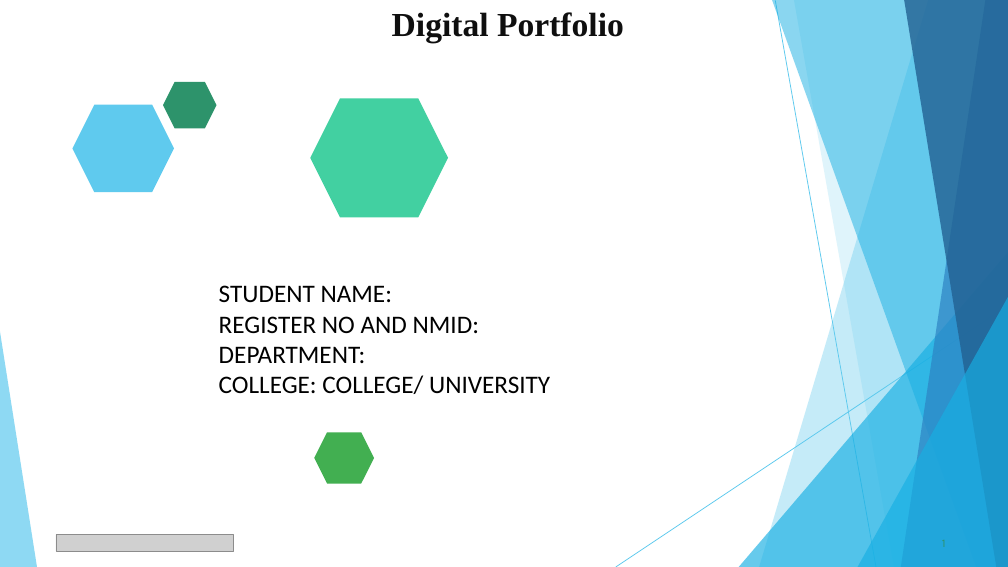
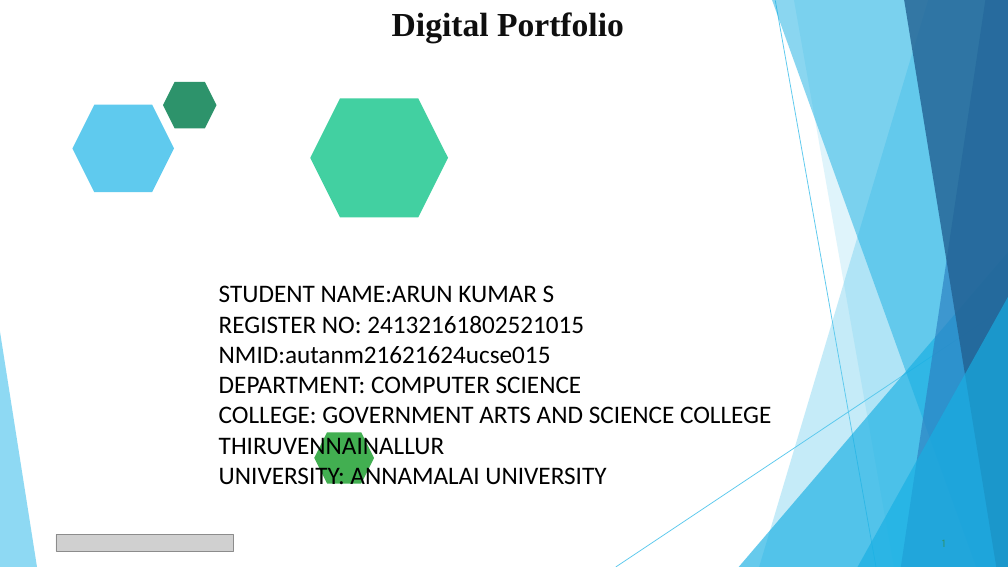
Before and after one commit to Arunkumar522007/Arun_GASCTV_ANN, a slide deck: slide 1 of PPT FWD TNSDC 2025.pptx. Drawn at 1008x567 pixels with LibreOffice and Linux fonts; fonts in the diff are those of the drawing; grey boxes stand for pictures. Boxes give left, top, right and bottom in pixels: in the first picture for what was removed or moved away, otherwise in the second. Text is boxed around its words. In the diff, an @@ line names an element or a change of style, - is before the commit and + after.

```diff
--- a/PPT FWD TNSDC 2025.pptx
+++ b/PPT FWD TNSDC 2025.pptx
@@ text at box(219, 285, 771, 485): text changed @@
-STUDENT NAME:
-REGISTER NO AND NMID:
-DEPARTMENT:
-COLLEGE: COLLEGE/ UNIVERSITY
+STUDENT NAME:ARUN KUMAR S
+REGISTER NO: 24132161802521015
+NMID:autanm21621624ucse015
+DEPARTMENT: COMPUTER SCIENCE
+COLLEGE: GOVERNMENT ARTS AND SCIENCE COLLEGE
+THIRUVENNAINALLUR
+UNIVERSITY: ANNAMALAI UNIVERSITY
```
Also in this commit, not shown: 4 other slides changed.
